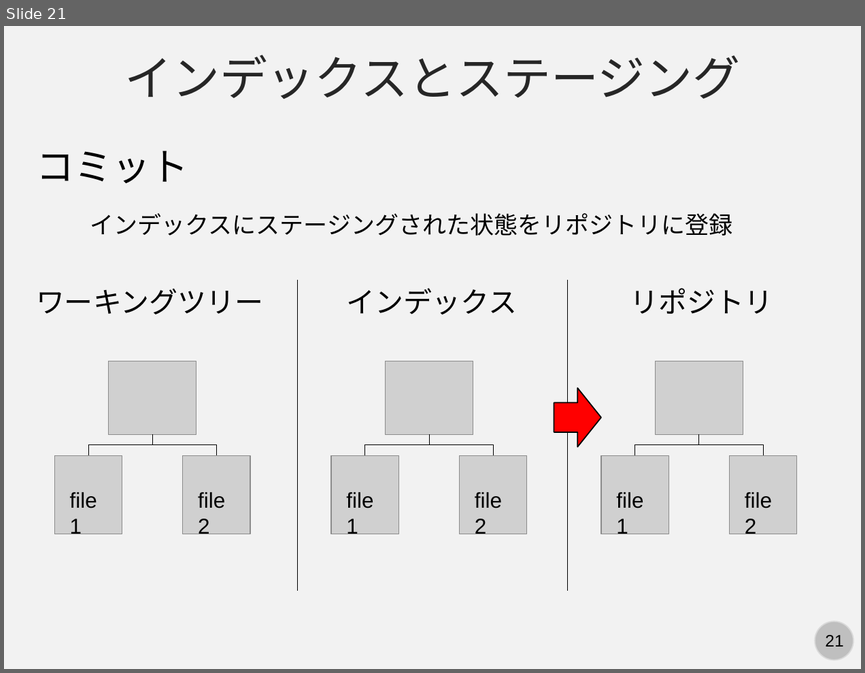
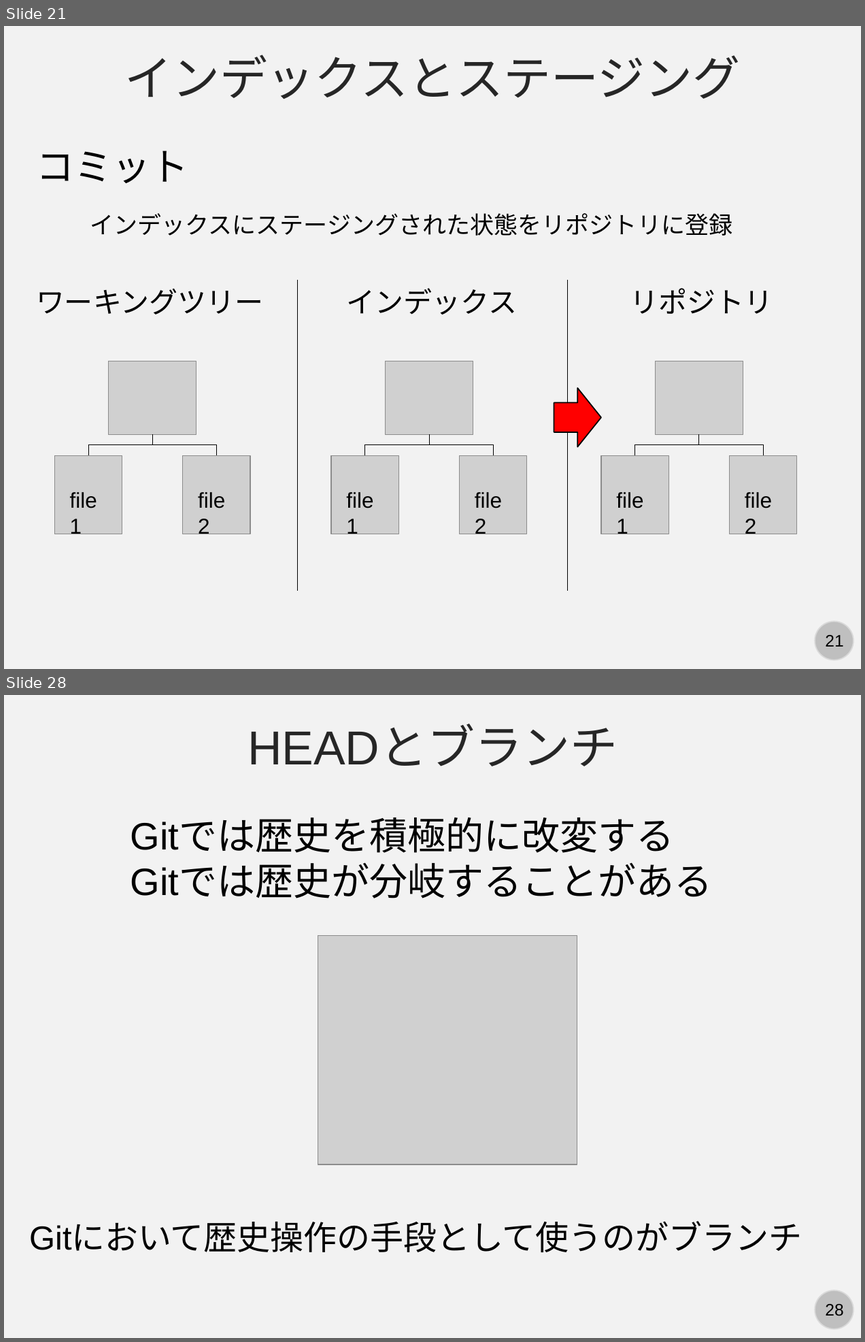
Before and after one commit to kaityo256/github, a slide deck: term/fig/slide.pptx. Shown one above the other, each under a label of ours: slide 21 before the commit, slides 21 and 28 after it; the slides between them are not shown. The pictures are 865x673 and 865x1342 pixels, drawn with LibreOffice and Linux fonts; fonts in the diff are those of the drawing; grey boxes stand for pictures. Boxes give left, top, right and bottom in pixels: in the first picture for what was removed or moved away, otherwise in the second. Text is boxed around its words. In the diff, an @@ line names an element or a change of style, - is before the commit and + after.

```diff
--- a/term/fig/slide.pptx
+++ b/term/fig/slide.pptx
@@ slide 28 added at bbox=[4, 695, 861, 1338], background #F2F2F2; not listed: 2 template elements that a slide beside it also shows @@
@@ text added at bbox=[247, 726, 617, 766], 40 pt, text #262626 @@
+HEADとブランチ
@@ text added at bbox=[130, 819, 713, 898], 32 pt, text #000000 @@
+Gitでは歴史を積極的に改変する
+Gitでは歴史が分岐することがある
@@ picture added at bbox=[317, 936, 577, 1164] @@
@@ text added at bbox=[29, 1223, 802, 1252], 28 pt, text #000000 @@
+Gitにおいて歴史操作の手段として使うのがブランチ
```
Also in this commit, not shown: 3 slides changed, 17 other slides added.
